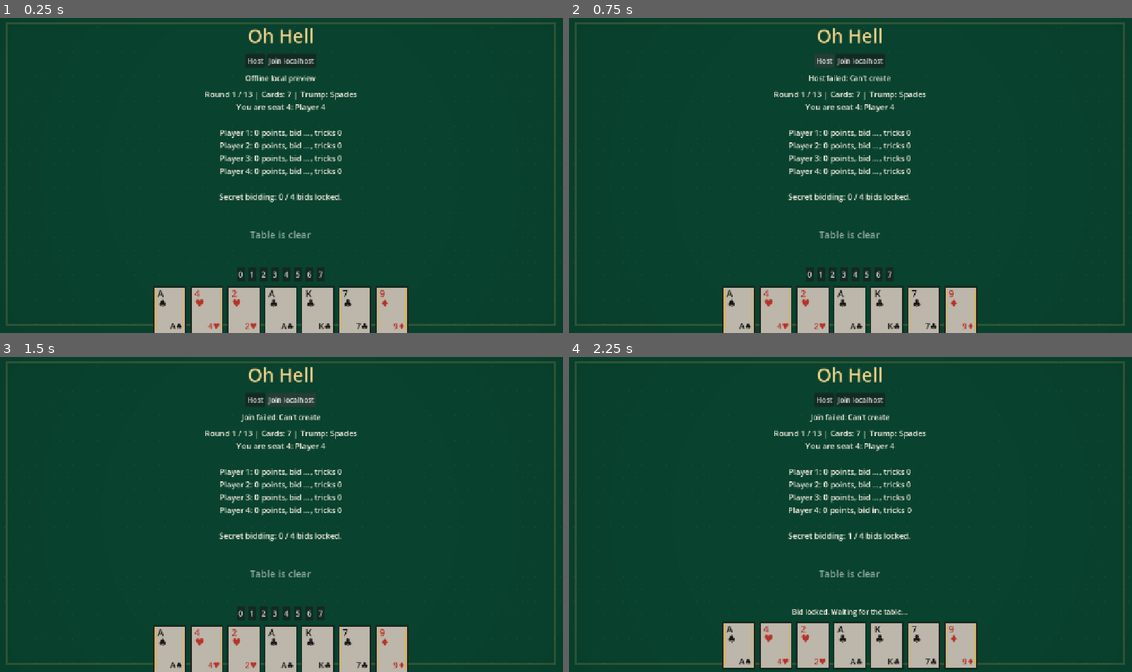
Above: before the commit, frames 1-4 (two rows, left to right).
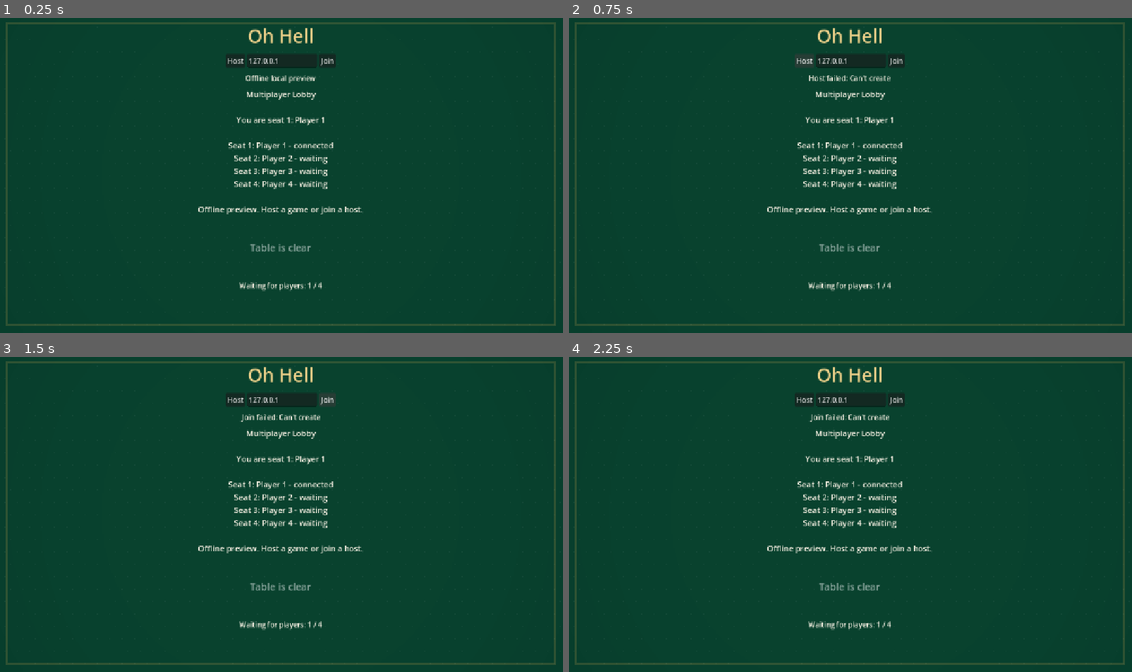
Above: after the commit, the same moments.

Repository: JordanOakFox/oh-hell-godot
Game: Godot game, scene res://scenes/main.tscn
The game is run twice, just before and just after one commit, with the same random seed, the same clock (stepped at 60 frames per second) and the same inputs.
Inputs (mouse positions are in pixels of both pictures, inside the frame that each line leads up to):
- Up to frame 1 (0.25 s): no input
- Up to frame 2 (0.75 s): click "Host" at 0.5 s
- Up to frame 3 (1.5 s): click "Join localhost" (after the commit: "Join") at 1.25 s
- Up to frame 4 (2.25 s): click (811, 612) at 2 s, where only the run before the commit has a clickable "0"

The runs differ from the first frame. In frame 1, 9.7% of the frame differs, in the area x 27-73%, y 11-100%; in frame 2, 9.7%; in frame 3, 9.7%; in frame 4, 9.4%.

Commit message:
Add multiplayer lobby and seat assignment

Diff:
--- a/scripts/main.gd
+++ b/scripts/main.gd
@@ -2,6 +2,7 @@
 
 const STARTING_NAMES := ["Player 1", "Player 2", "Player 3", "Player 4"]
 const DEFAULT_MAX_CARDS := 7
+const TARGET_PLAYERS := 4
 
 const CardButtonScript := preload("res://scripts/card_button.gd")
 const FeltBackgroundScript := preload("res://scripts/felt_background.gd")
@@ -10,6 +11,7 @@
 var view_state: Dictionary = {}
 var local_hand: Array = []
 var my_seat := 0
+var seat_peers: Array = [1, 0, 0, 0]
 var rng := RandomNumberGenerator.new()
 
 var status_label: Label
@@ -17,13 +19,15 @@
 var trick_box: HBoxContainer
 var hand_box: HBoxContainer
 var action_box: HBoxContainer
+var address_input: LineEdit
 
 func _ready() -> void:
 	rng.randomize()
 	_build_ui()
 	Net.connection_changed.connect(_set_status)
 	multiplayer.peer_connected.connect(_on_peer_connected)
-	_new_local_game()
+	multiplayer.peer_disconnected.connect(_on_peer_disconnected)
+	_create_offline_lobby()
 	_apply_command_line_mode()
 
 func _build_ui() -> void:
@@ -56,8 +60,14 @@
 	host_button.pressed.connect(_on_host_pressed)
 	net_row.add_child(host_button)
 
+	address_input = LineEdit.new()
+	address_input.text = "127.0.0.1"
+	address_input.placeholder_text = "Host IP"
+	address_input.custom_minimum_size = Vector2(160, 0)
+	net_row.add_child(address_input)
+
 	var join_button := Button.new()
-	join_button.text = "Join localhost"
+	join_button.text = "Join"
 	join_button.pressed.connect(_on_join_pressed)
 	net_row.add_child(join_button)
 
@@ -97,12 +107,18 @@
 		_set_status("Host failed: %s" % error_string(err))
 		return
 	my_seat = 0
-	_start_match(STARTING_NAMES, DEFAULT_MAX_CARDS)
+	seat_peers = [1, 0, 0, 0]
+	_create_lobby("Hosting. Waiting for players...")
 
 func _on_join_pressed() -> void:
-	var err := Net.join("127.0.0.1")
+	var address := address_input.text.strip_edges()
+	if address.is_empty():
+		address = "127.0.0.1"
+	var err := Net.join(address)
 	if err != OK:
 		_set_status("Join failed: %s" % error_string(err))
+	else:
+		_create_client_waiting_view()
 
 func _apply_command_line_mode() -> void:
 	var args := OS.get_cmdline_user_args()
@@ -111,9 +127,56 @@
 	elif args.has("--join"):
 		_on_join_pressed()
 
-func _new_local_game() -> void:
+func _create_offline_lobby() -> void:
 	my_seat = 0
-	_start_match(STARTING_NAMES, DEFAULT_MAX_CARDS)
+	seat_peers = [1, 0, 0, 0]
+	_create_lobby("Offline preview. Host a game or join a host.")
+
+func _create_client_waiting_view() -> void:
+	view_state = {
+		"phase": "connecting",
+		"names": STARTING_NAMES,
+		"num_players": TARGET_PLAYERS,
+		"sequence": [DEFAULT_MAX_CARDS],
+		"round_index": 0,
+		"dealer": TARGET_PLAYERS - 1,
+		"scores": [0, 0, 0, 0],
+		"bids": [null, null, null, null],
+		"bid_submitted": [false, false, false, false],
+		"tricks_won": [0, 0, 0, 0],
+		"trump": "",
+		"trick": [],
+		"led_suit": null,
+		"leader": 0,
+		"active_player": -1,
+		"connected": [false, false, false, false],
+		"message": "Connecting to host...",
+	}
+	local_hand = []
+	_render()
+
+func _create_lobby(message: String) -> void:
+	state = {
+		"phase": "lobby",
+		"names": STARTING_NAMES,
+		"num_players": TARGET_PLAYERS,
+		"sequence": GameRules.down_up_sequence(DEFAULT_MAX_CARDS),
+		"round_index": 0,
+		"dealer": TARGET_PLAYERS - 1,
+		"scores": [0, 0, 0, 0],
+		"hands": [[], [], [], []],
+		"bids": [null, null, null, null],
+		"bid_submitted": [false, false, false, false],
+		"tricks_won": [0, 0, 0, 0],
+		"trump": "",
+		"trick": [],
+		"led_suit": null,
+		"leader": 0,
+		"active_player": -1,
+		"connected": _connected_seats(),
+		"message": message,
+	}
+	_publish_state()
 
 func _start_match(names: Array, max_cards: int) -> void:
 	if multiplayer.multiplayer_peer and not multiplayer.is_server():
@@ -136,6 +199,7 @@
 		"led_suit": null,
 		"leader": 0,
 		"active_player": -1,
+		"connected": _connected_seats(),
 		"message": "",
 	}
 	state["scores"].resize(names.size())
@@ -167,10 +231,15 @@
 func _publish_state() -> void:
 	if multiplayer.multiplayer_peer and multiplayer.is_server():
 		for seat in range(state["num_players"]):
+			if not state["connected"][seat]:
+				continue
 			var peer_id := _peer_for_seat(seat)
 			_receive_private_state.rpc_id(peer_id, _public_state(), state["hands"][seat], seat)
 	else:
-		_receive_private_state(_public_state(), state["hands"][my_seat], my_seat)
+		var hand := []
+		if state.has("hands") and my_seat < state["hands"].size():
+			hand = state["hands"][my_seat]
+		_receive_private_state(_public_state(), hand, my_seat)
 
 @rpc("authority", "call_local", "reliable")
 func _receive_private_state(public_state: Dictionary, hand: Array, seat: int) -> void:
@@ -200,6 +269,18 @@
 	return "Secret bidding: %d / %d bids locked." % [count, state["num_players"]]
 
 func _render() -> void:
+	if view_state.is_empty():
+		return
+	if view_state["phase"] == "connecting":
+		table_label.text = view_state["message"]
+		_render_trick()
+		_render_actions()
+		_render_hand()
+		return
+	if view_state["phase"] == "lobby":
+		_render_lobby()
+		return
+
 	var round_size: int = view_state["sequence"][view_state["round_index"]]
 	var text := "Round %d / %d | Cards: %d | Trump: %s\n" % [
 		view_state["round_index"] + 1,
@@ -227,6 +308,18 @@
 	_render_actions()
 	_render_hand()
 
+func _render_lobby() -> void:
+	var text := "Multiplayer Lobby\n\n"
+	text += "You are seat %d: %s\n\n" % [my_seat + 1, view_state["names"][my_seat]]
+	for i in range(view_state["num_players"]):
+		var status := "connected" if view_state["connected"][i] else "waiting"
+		text += "Seat %d: %s - %s\n" % [i + 1, view_state["names"][i], status]
+	text += "\n%s" % view_state["message"]
+	table_label.text = text
+	_render_trick()
+	_render_actions()
+	_render_hand()
+
 func _render_trick() -> void:
 	for child in trick_box.get_children():
 		child.queue_free()
@@ -257,7 +350,18 @@
 	for child in action_box.get_children():
 		child.queue_free()
 
-	if view_state["phase"] == "bidding":
+	if view_state["phase"] == "lobby":
+		var connected_count := _view_connected_count()
+		var waiting := Label.new()
+		waiting.text = "Waiting for players: %d / %d" % [connected_count, view_state["num_players"]]
+		waiting.add_theme_color_override("font_color", Color("#f7f1e3"))
+		action_box.add_child(waiting)
+	elif view_state["phase"] == "connecting":
+		var waiting := Label.new()
+		waiting.text = "Joining table..."
+		waiting.add_theme_color_override("font_color", Color("#f7f1e3"))
+		action_box.add_child(waiting)
+	elif view_state["phase"] == "bidding":
 		if view_state["bid_submitted"][my_seat]:
 			var waiting := Label.new()
 			waiting.text = "Bid locked. Waiting for the table..."
@@ -294,6 +398,15 @@
 		button.pressed.connect(_on_card_button_pressed.bind(button))
 		hand_box.add_child(button)
 
+func _view_connected_count() -> int:
+	if not view_state.has("connected"):
+		return 0
+	var count := 0
+	for connected in view_state["connected"]:
+		if connected:
+			count += 1
+	return count
+
 func _on_bid_button_pressed(button: Button) -> void:
 	_submit_bid(int(button.get_meta("bid")))
 
@@ -434,19 +547,57 @@
 func _peer_for_seat(seat: int) -> int:
 	if seat == 0:
 		return 1
-	var peers := multiplayer.get_peers()
-	var index := seat - 1
-	return peers[index] if index < peers.size() else 1
+	return int(seat_peers[seat])
 
 func _seat_for_peer(peer_id: int) -> int:
 	if peer_id == 1:
 		return 0
-	var peers := multiplayer.get_peers()
-	return peers.find(peer_id) + 1
-
-func _on_peer_connected(_peer_id: int) -> void:
-	if multiplayer.is_server():
-		_publish_state()
+	return seat_peers.find(peer_id)
+
+func _on_peer_connected(peer_id: int) -> void:
+	if not multiplayer.is_server():
+		return
+	var seat := _first_open_seat()
+	if seat == -1:
+		return
+	seat_peers[seat] = peer_id
+	state["connected"] = _connected_seats()
+	state["message"] = "Seat %d joined." % [seat + 1]
+	_publish_state()
+	if _connected_count() == state["num_players"] and state["phase"] == "lobby":
+		await get_tree().create_timer(0.5).timeout
+		if state["phase"] == "lobby" and _connected_count() == state["num_players"]:
+			_start_match(STARTING_NAMES, DEFAULT_MAX_CARDS)
+
+func _on_peer_disconnected(peer_id: int) -> void:
+	if not multiplayer.is_server():
+		return
+	var seat := seat_peers.find(peer_id)
+	if seat == -1:
+		return
+	seat_peers[seat] = 0
+	state["connected"] = _connected_seats()
+	state["message"] = "Seat %d disconnected." % [seat + 1]
+	_publish_state()
+
+func _first_open_seat() -> int:
+	for seat in range(1, seat_peers.size()):
+		if int(seat_peers[seat]) == 0:
+			return seat
+	return -1
+
+func _connected_seats() -> Array:
+	var connected := []
+	for peer_id in seat_peers:
+		connected.append(int(peer_id) != 0)
+	return connected
+
+func _connected_count() -> int:
+	var count := 0
+	for connected in _connected_seats():
+		if connected:
+			count += 1
+	return count
 
 func _set_status(message: String) -> void:
 	status_label.text = message
